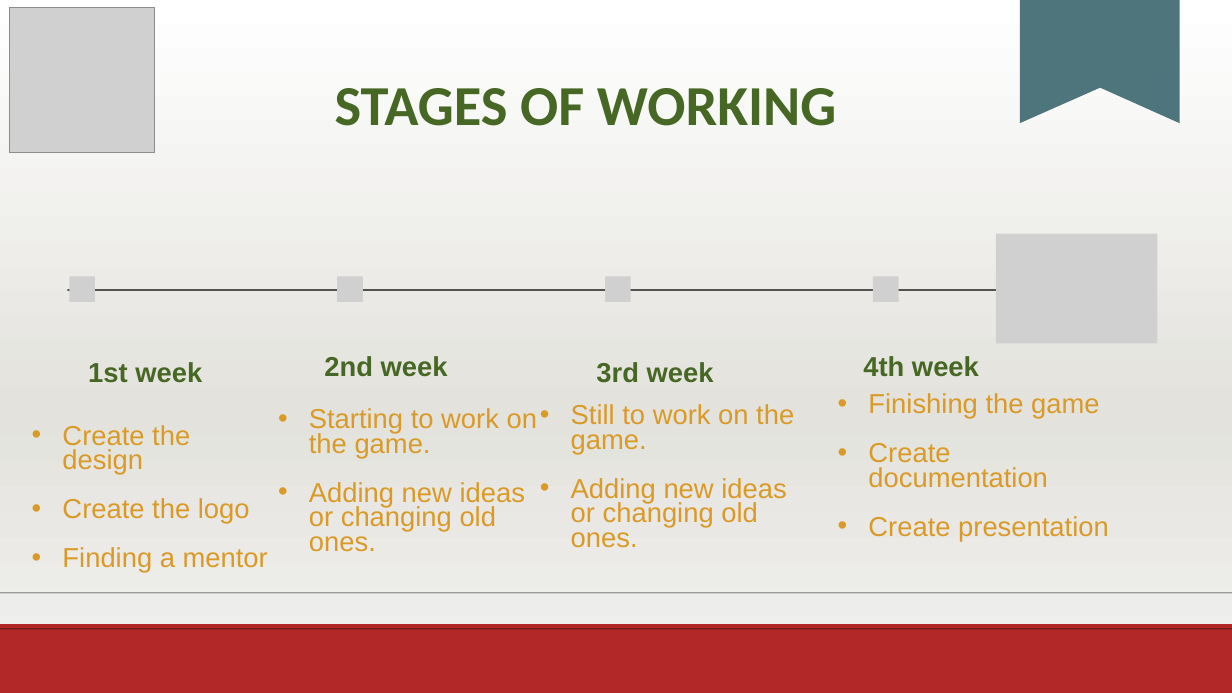
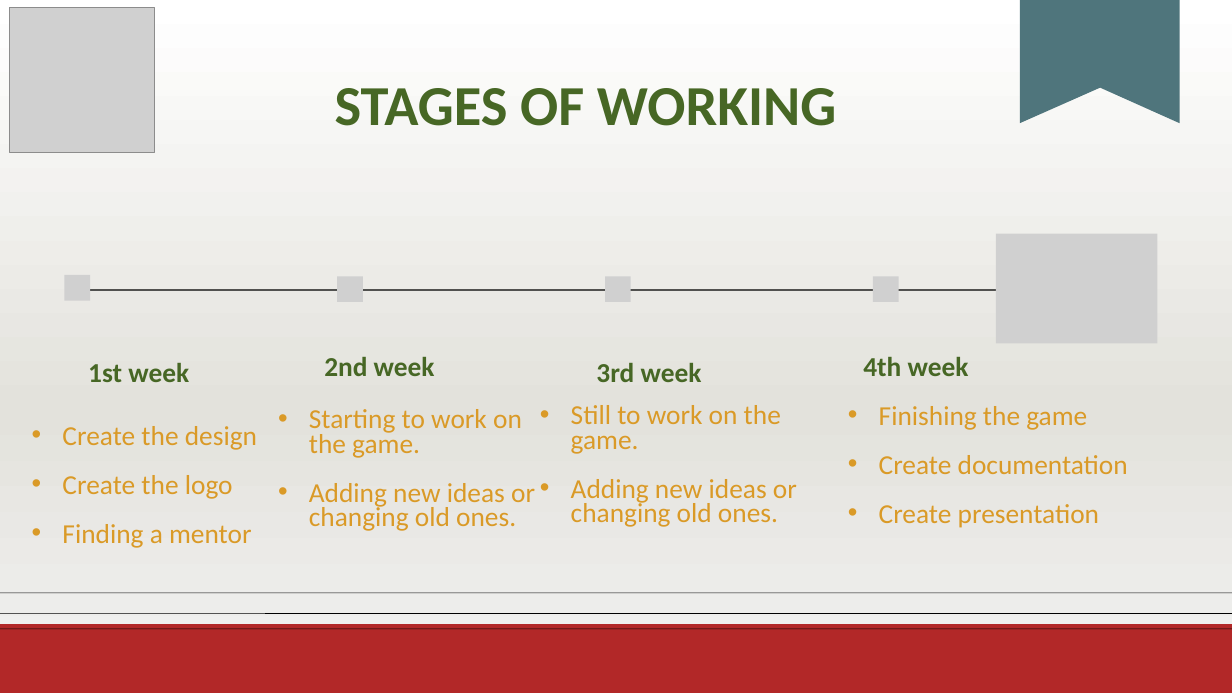
Before and after one commit to codingburgas/sprint-math-games-9th-grade-lettersaviours, a slide deck: slide 5 of docs/Presentation.pptx. Drawn at 1232x693 pixels with LibreOffice and Linux fonts; fonts in the diff are those of the drawing; grey boxes stand for pictures. Boxes give left, top, right and bottom in pixels: in the first picture for what was removed or moved away, otherwise in the second. Text is boxed around its words. In the diff, an @@ line names an element or a change of style, - is before the commit and + after.

Commit message:
Add changes to the presentation

```diff
--- a/docs/Presentation.pptx
+++ b/docs/Presentation.pptx
@@ picture: place and size @@
-picture at [69,277,95,302]
+picture at [65,275,91,301]
@@ font Arial to Calibri in 8 elements at [88,363,189,382], [596,363,702,382], [863,357,969,376], [309,409,535,531], [324,357,435,376], [571,405,797,527], [62,426,257,548], [879,406,1128,528] @@
@@ text "Finishing the game": place and size @@
-text "Finishing the game" at [868,393,1109,541]
+text "Finishing the game" at [879,406,1128,528]
@@ line added from (0, 614) to (1232, 614), #000000 0.75 pt @@
```
Also in this commit, not shown: 1 other slide changed.
